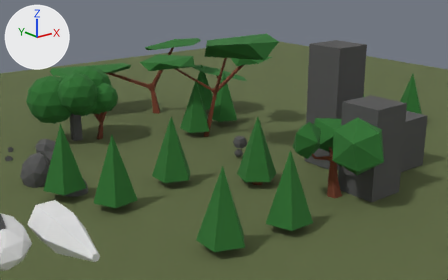
A saved change to the glTF model models/assets.glb.
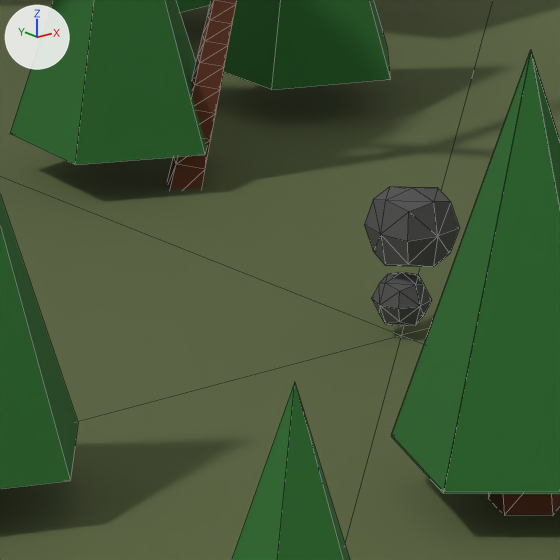
Old and new are each drawn from a 50 mm lens placed at (-20.4, -24.24, 10.93), pointed at (-0.68, 0.4, 1.08) and again close up on the part from 40% to 59% of the width and 39% to 69% of the height. The axes (+X, +Y, +Z) are drawn at upper left. The lights are the same throughout. The close-ups show mesh edges as thin lines. Where no turn or scale is listed for an object, it has been applied to the vertices.

Objects in the first close-up: 'Character', 'Cone.009', 'Cone.010', 'Cone.011', 'Cone.012', 'Ground', 'Tree.001', 'Tree3'.
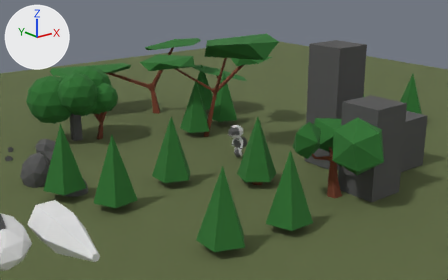
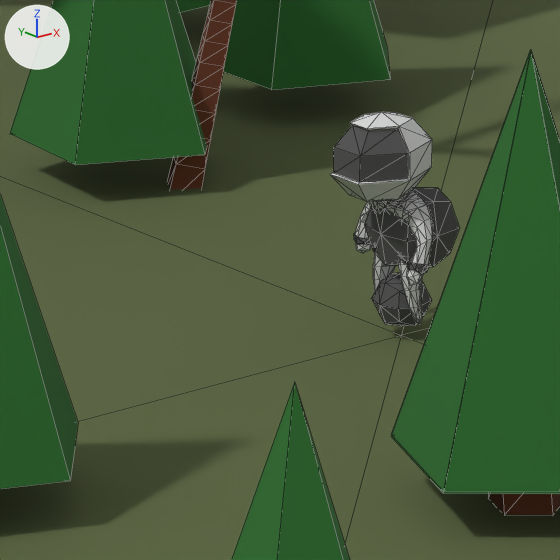
Location of each change, (x1, y1, x2, y2) in pixels of the close-ups (560 x 560 px):
'Astronaut', added
    after: (330, 112, 433, 324)
    faces in mat_white (light grey #e0e0e0): (330, 112, 433, 324)
    faces in mat_concrete (dark grey #555555): (334, 125, 431, 274)

The change, as a list of edits to the scene's bpy script:
```text
Add me_astronaut:
    me_astronaut.from_pydata(...)  # 381 vertices, 748 faces; spans x -0.6..0.16, y -0.46..0.49, z 0.0..1.76
    # faces by material slot: [544, 204]
    me_astronaut.materials.append(mat_white)  # light grey #e0e0e0
    me_astronaut.materials.append(mat_concrete)  # dark grey #555555
Add ob_astronaut:
    ob_astronaut = bpy.data.objects.new('Astronaut', me_astronaut)
    ob_astronaut.location = (0.0, 0.0, 0.15)
```
